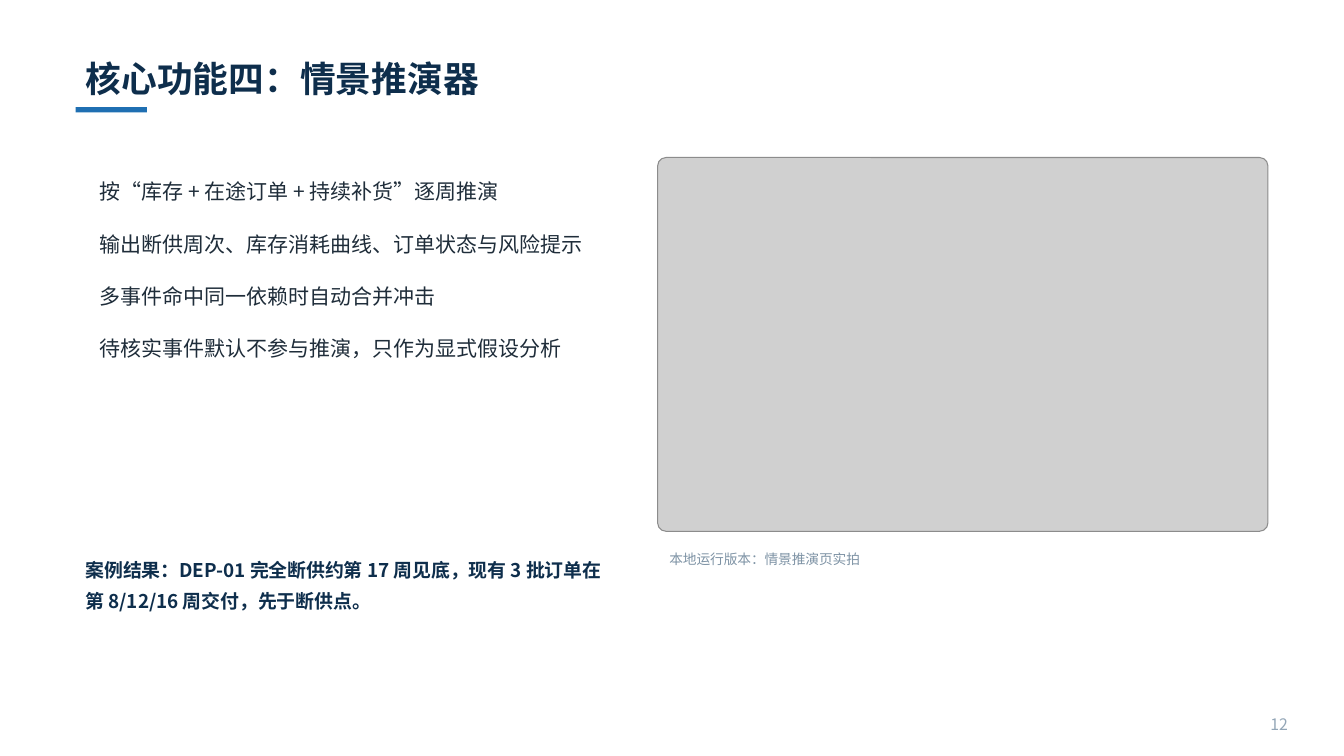
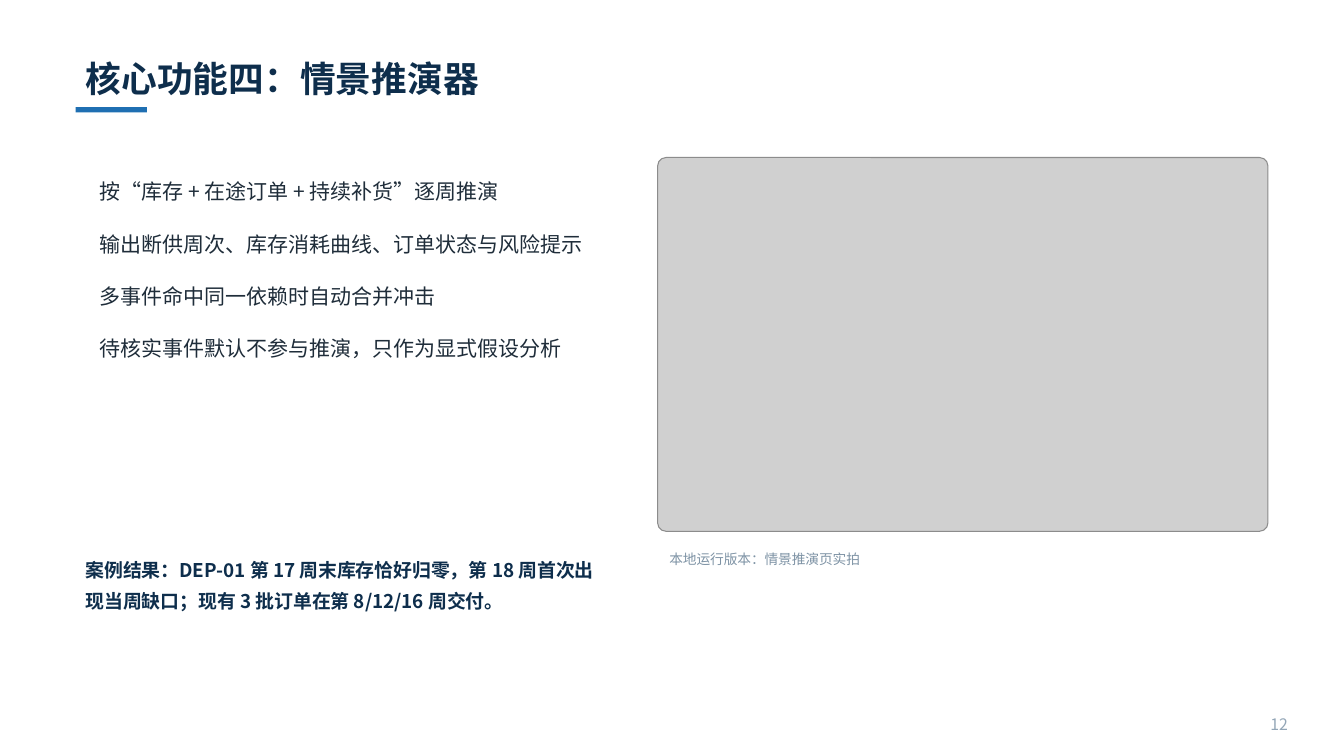
Before and after one commit to IdlebBack/diyuan-risk, a slide deck: slide 12 of docs/地缘风险_产品介绍PPT_20260908.pptx. Drawn at 1344x756 pixels with LibreOffice and Linux fonts; fonts in the diff are those of the drawing; grey boxes stand for pictures. Boxes give left, top, right and bottom in pixels: in the first picture for what was removed or moved away, otherwise in the second. Text is boxed around its words. In the diff, an @@ line names an element or a change of style, - is before the commit and + after.

```diff
--- a/docs/地缘风险_产品介绍PPT_20260908.pptx
+++ b/docs/地缘风险_产品介绍PPT_20260908.pptx
@@ text at box(85, 561, 593, 612): text changed @@
-案例结果：DEP-01 完全断供约第 17 周见底，现有 3 批订单在第 8/12/16 周交付，先于断供点。
+案例结果：DEP-01 第 17 周末库存恰好归零，第 18 周首次出现当周缺口；现有 3 批订单在第 8/12/16 周交付。
```
Also in this commit, not shown: 2 other slides changed, 20 other files.
